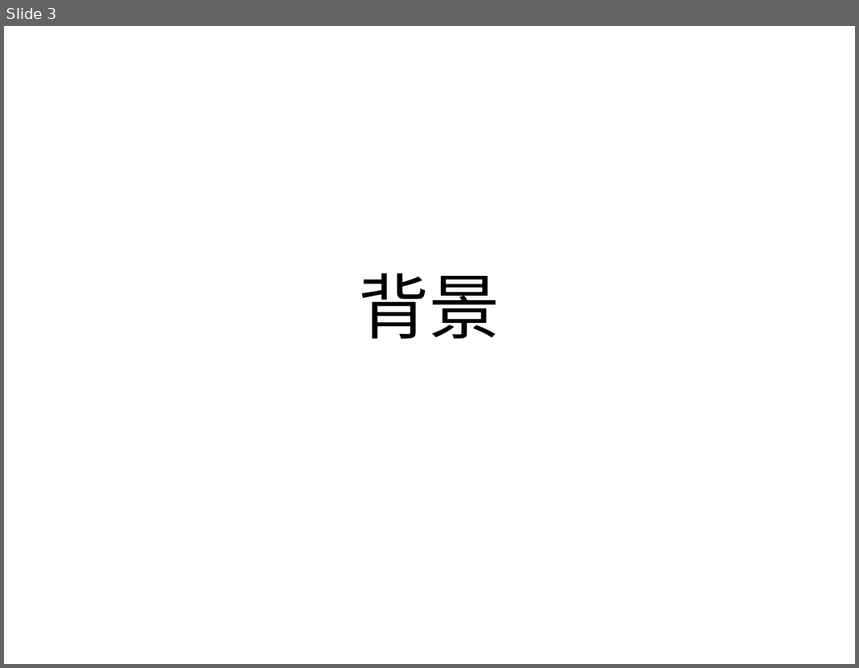
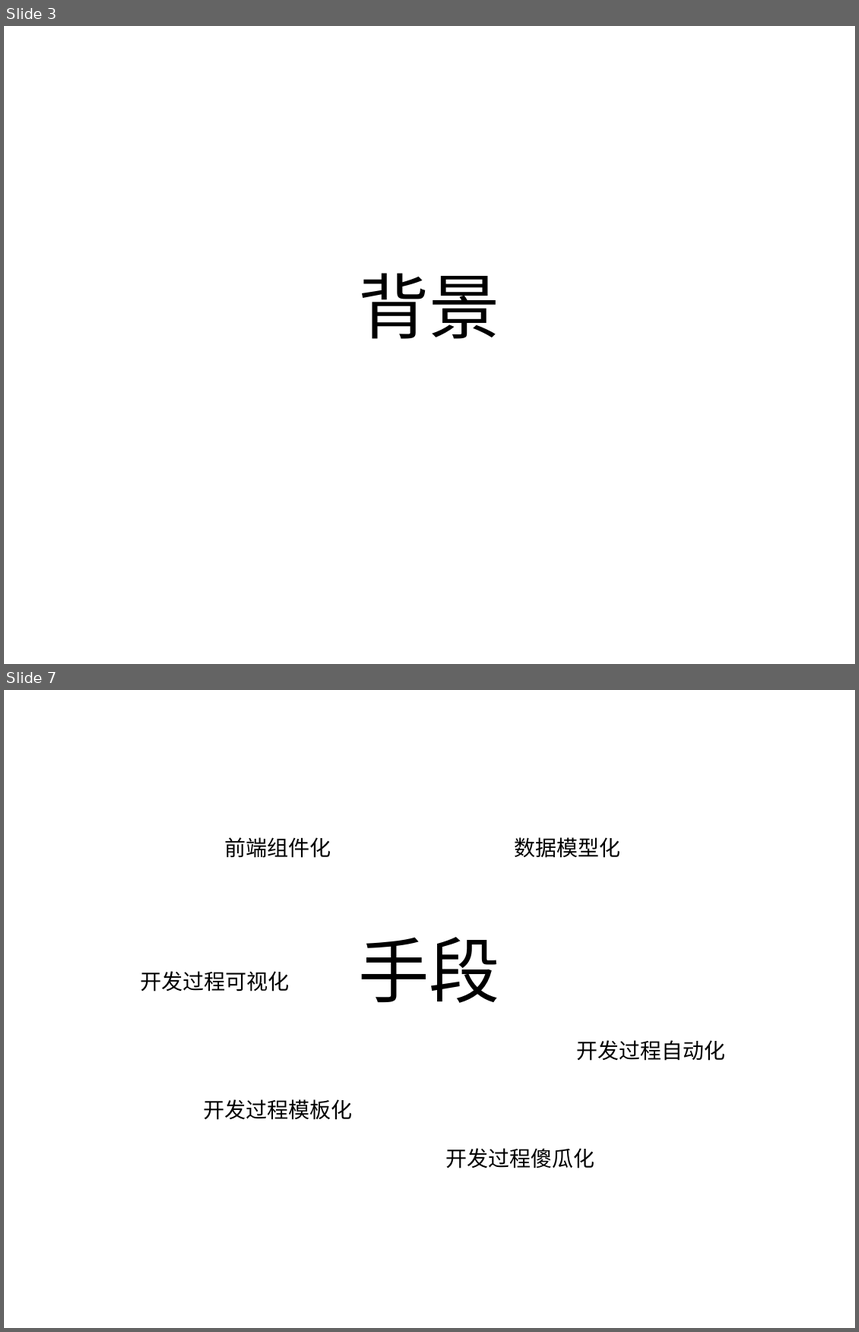
Before and after one commit to yibit/jigsaw, a slide deck: 让任何人迅速成为大前端开发者.pptx. Shown one above the other, each under a label of ours: slide 3 before the commit, slides 3 and 7 after it; the slides between them are not shown. The pictures are 859x668 and 859x1332 pixels, drawn with LibreOffice and Linux fonts; fonts in the diff are those of the drawing. Boxes give left, top, right and bottom in pixels: in the first picture for what was removed or moved away, otherwise in the second. Text is boxed around its words. In the diff, an @@ line names an element or a change of style, - is before the commit and + after.

```diff
--- a/让任何人迅速成为大前端开发者.pptx
+++ b/让任何人迅速成为大前端开发者.pptx
@@ slide 7 added at (x1=4, y1=690, x2=855, y2=1328), background #FFFFFF @@
@@ text added at (x1=225, y1=837, x2=332, y2=858), 18 pt, text #000000 @@
+前端组件化
@@ text added at (x1=515, y1=837, x2=621, y2=858), 18 pt, text #000000 @@
+数据模型化
@@ title added at (x1=359, y1=937, x2=501, y2=1003), 60 pt, text #000000 @@
+手段
@@ text added at (x1=140, y1=971, x2=289, y2=992), 18 pt, text #000000 @@
+开发过程可视化
@@ text added at (x1=577, y1=1040, x2=726, y2=1061), 18 pt, text #000000 @@
+开发过程自动化
@@ text added at (x1=204, y1=1100, x2=353, y2=1120), 18 pt, text #000000 @@
+开发过程模板化
@@ text added at (x1=446, y1=1148, x2=595, y2=1169), 18 pt, text #000000 @@
+开发过程傻瓜化
```
Also in this commit, not shown: 2 slides changed, 22 other slides added.
